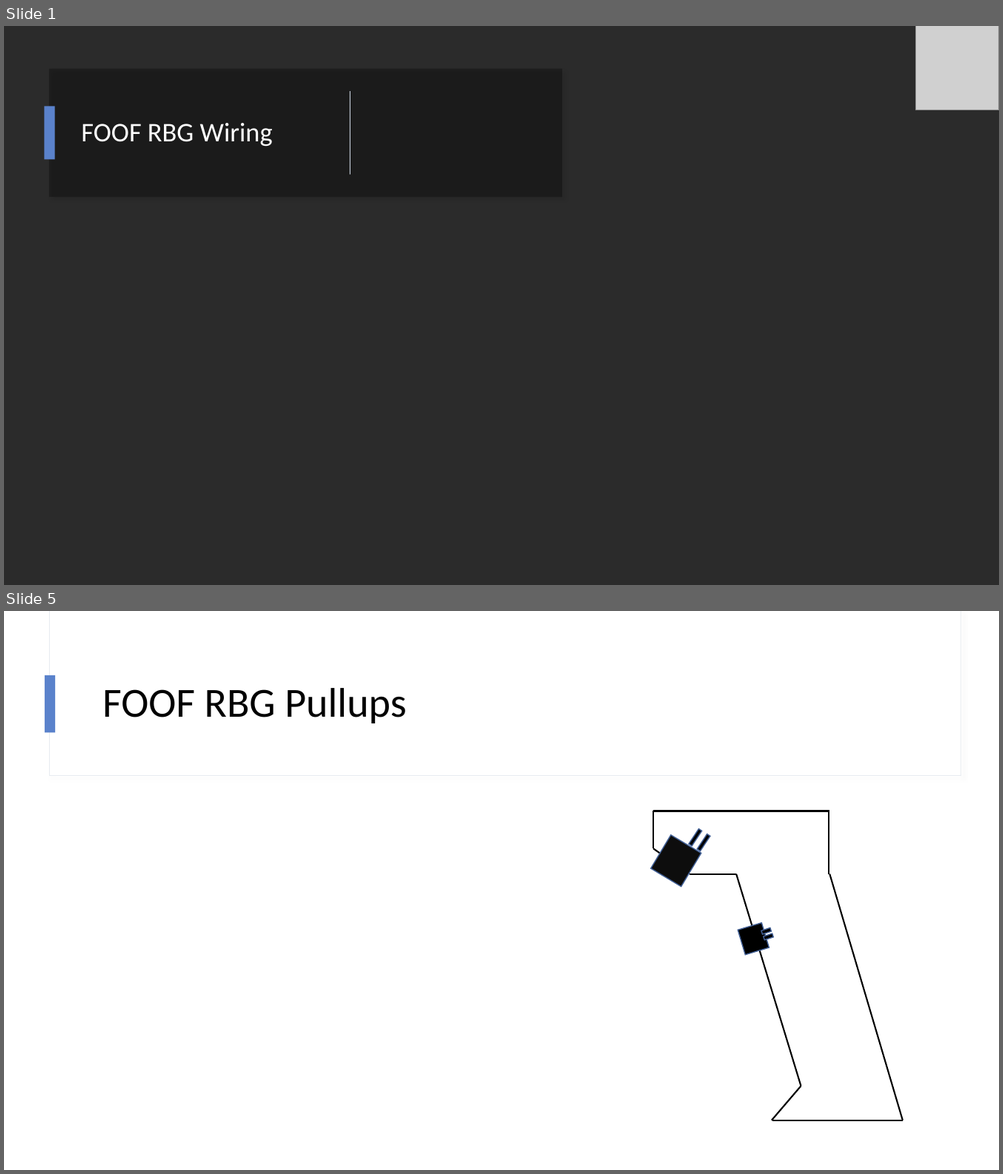
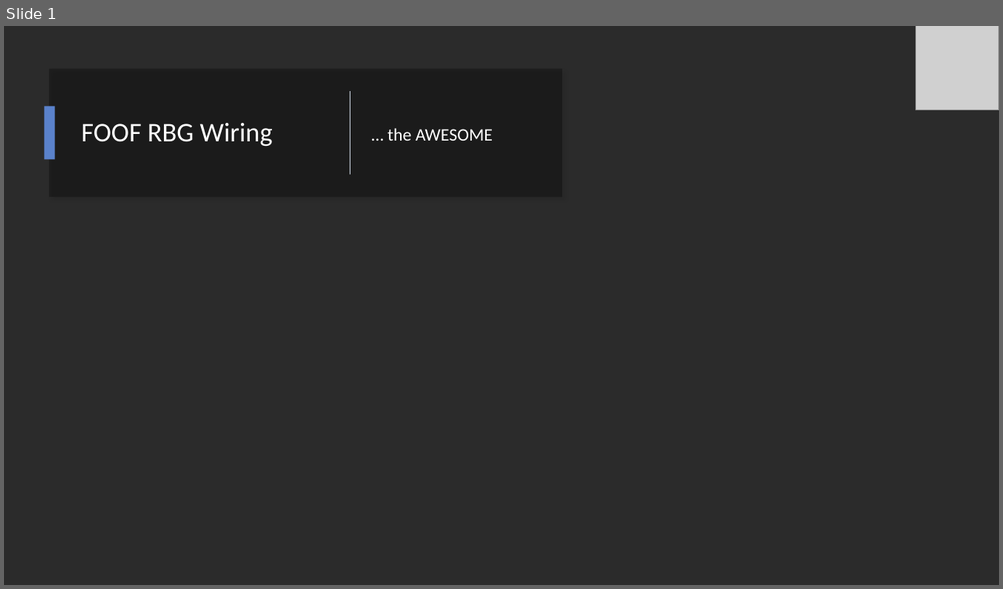
Before and after one commit to Mark-MDO47/RubberBandGun, a slide deck: FOOF_RBG_Wiring.pptx. Shown one above the other, each under a label of ours: slides 1 and 5 before the commit, slide 1 after it; the slides between them are not shown. The pictures are 1003x1174 and 1003x589 pixels, drawn with LibreOffice and Linux fonts; fonts in the diff are those of the drawing; grey boxes stand for pictures; background and template pictures are left out; a plain dark background stands for a picture behind light text. Boxes give left, top, right and bottom in pixels: in the first picture for what was removed or moved away, otherwise in the second. Text is boxed around its words. In the diff, an @@ line names an element or a change of style, - is before the commit and + after.

Commit message:
FOOF_RBG_Wiring

```diff
--- a/FOOF_RBG_Wiring.pptx
+++ b/FOOF_RBG_Wiring.pptx
@@ slide 5 removed at [4,611,999,1170], background #FFFFFF @@
@@ rectangle removed at [50,611,961,776] @@
@@ rectangle removed at [51,611,961,775] @@
@@ rectangle removed at [45,675,56,732] @@
@@ title removed at [102,688,406,723] @@
-FOOF RBG Pullups
@@ group removed at [651,811,902,1121]: 9 lines, 6 rectangles @@
@@ slide 1 changed as well @@
@@ subtitle added at [387,128,492,141], 17 pt, text #FFFFFF @@
+… the AWESOME
```
Also in this commit, not shown: 4 other slides changed, 1 other file.
